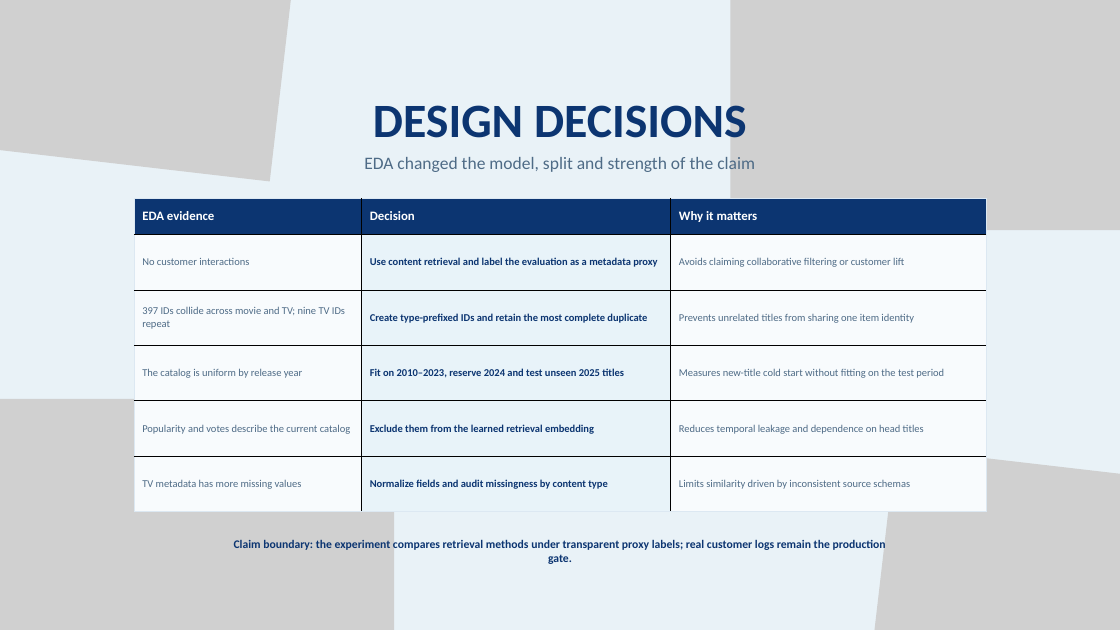
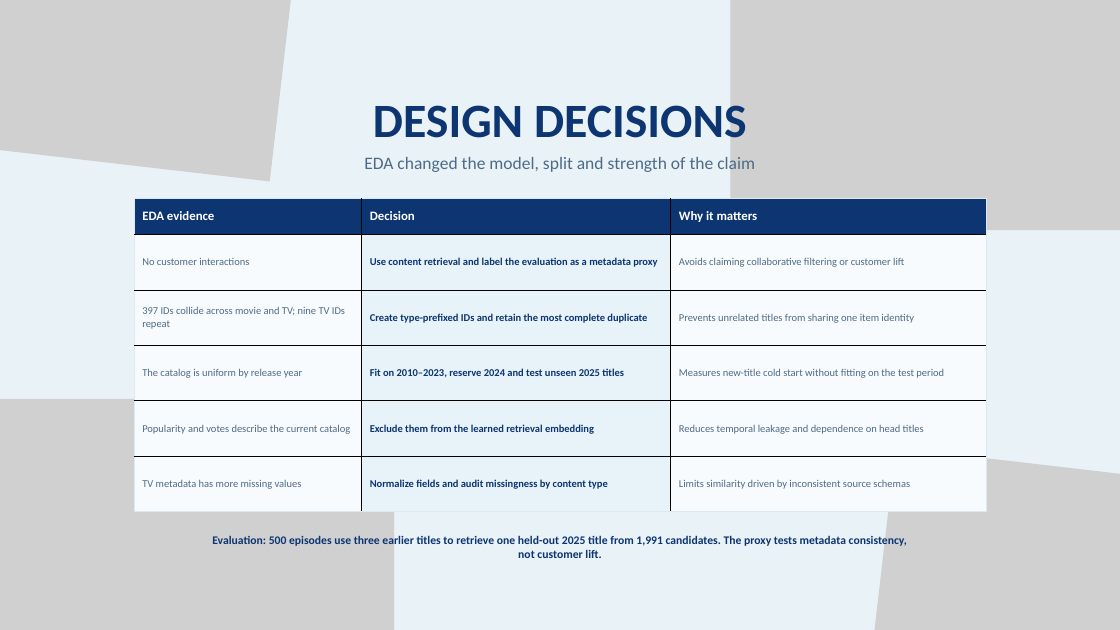
Before and after one commit to KittituchW/DS_assignment, a slide deck: slide 3 of slide/Kittituch_Wongwatcharapaiboon_Senior_DS_Assignment_Final.pptx. Drawn at 1120x630 pixels with LibreOffice and Linux fonts; fonts in the diff are those of the drawing; grey boxes stand for pictures. Boxes give left, top, right and bottom in pixels: in the first picture for what was removed or moved away, otherwise in the second. Text is boxed around its words. In the diff, an @@ line names an element or a change of style, - is before the commit and + after.

```diff
--- a/slide/Kittituch_Wongwatcharapaiboon_Senior_DS_Assignment_Final.pptx
+++ b/slide/Kittituch_Wongwatcharapaiboon_Senior_DS_Assignment_Final.pptx
@@ text at (212, 535, 907, 558): text changed @@
-Claim boundary: the experiment compares retrieval methods under transparent proxy labels; real customer logs remain the production gate.
+Evaluation: 500 episodes use three earlier titles to retrieve one held-out 2025 title from 1,991 candidates. The proxy tests metadata consistency, not customer lift.
```
Also in this commit, not shown: 1 slide added, 3 slides removed.
